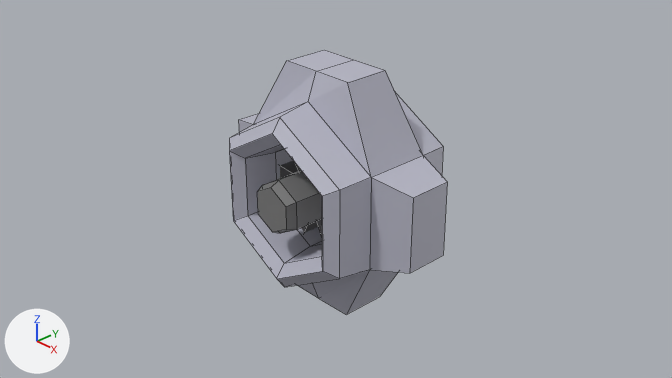
One commit to the Blender file models/station/station_core.blend: the scene before it, then after it.
Camera for both pictures: the file's camera 'Camera'. The lights are fixed; the arrows at lower left show +X, +Y and +Z. Mesh edges are drawn as thin lines.
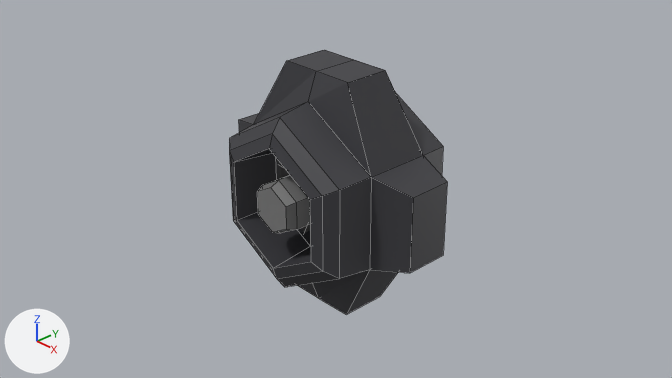
Location of each change, [x1, y1, x2, y2] in pixels of the pictures (672 x 378 px; the box of a moved part takes in the faces that stretch with it):
```json
{"object": "Cylinder", "change": "recoloured, reshaped", "before": [229, 50, 447, 315], "after": [229, 50, 447, 315], "on screen": "grey to black"}
{"part": 1, "of": "me_cylinder", "change": "moved or reshaped", "before": [229, 134, 323, 279], "after": [229, 134, 323, 279]}
```

Scene script edits in JSON lines:
```json
{"op": "set", "path": "mat_material_002.base_color", "old": "(0.49, 0.49, 0.581)", "new": "(0.0451, 0.045, 0.0522)", "note": "light grey #babac9 -> black #3c3c41"}
{"block": "me_cylinder", "where": "me_cylinder.from_pydata(...)  # 152 vertices, 136 faces; spans x -1.5..1.5, y -1.0..1.0, z -1.5..1.5"}
{"block": "me_cylinder", "where": "# used by ob_cylinder; location = (0.0, 0.0, 0.0)"}
{"block": "me_cylinder", "where": "# before: 27 (0.67, -0.84, 0.38) at pixel (321, 195), 32 (0.0, -0.84, 0.77) at pixel (280, 144), 37 (-0.67, -0.84, 0.38) at pixel (245, 158), 42 (-0.67, -0.84, -0.38) at pixel (247, 215), 47 (0.0, -0.84, -0.77) at pixel (284, 263)"}
{"block": "me_cylinder", "where": "# before: 52 (0.67, -0.84, -0.38) at pixel (321, 256)"}
{"block": "me_cylinder", "change": "me_cylinder part 1"}
{"op": "add", "block": "me_cylinder", "code": "for i in [27, 32, 37, 42, 47, 52]: me_cylinder.vertices[i].co += Vector((0.0, -0.17, 0.0))"}
```
